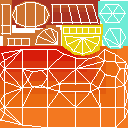
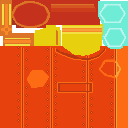
Comparing the layer stacks of the two 128×128 images. Changes:
hid "sub_uv.png", opacity 100% → 36%, blend normal → soft light, painted on it over (x1=0, y1=2, x2=128, y2=128)
removed layer "Layer #1" (was soft light) over (x1=0, y1=46, x2=128, y2=128)
painted on "Layer" over (x1=0, y1=0, x2=128, y2=128)
